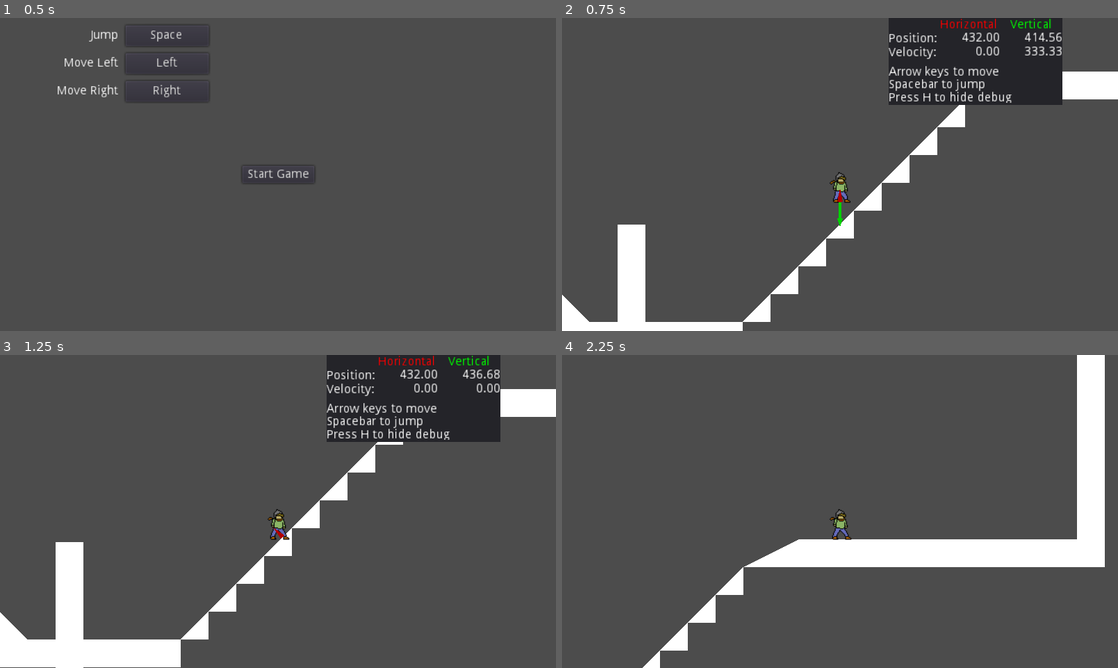
Above: before the commit, frames 1-4 (two rows, left to right).
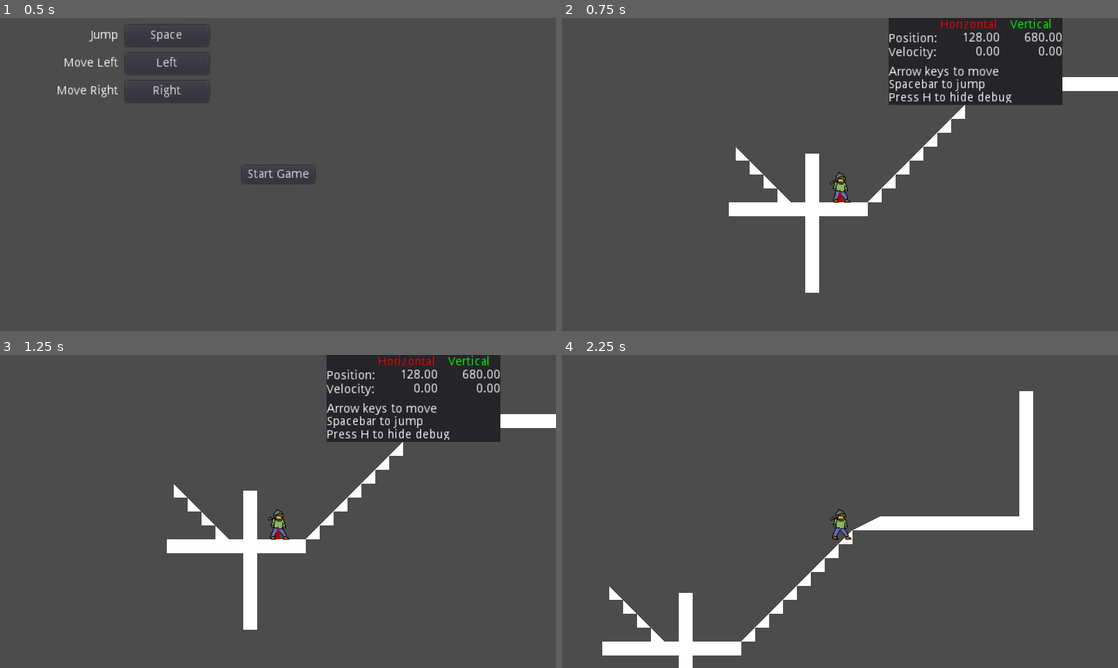
Above: after the commit, the same moments.

Repository: PixelLoaf/Project-Novae
Game: Godot game, scene res://Menu/MainMenu.tscn
The game is run twice, just before and just after one commit, with the same random seed, the same clock (stepped at 60 frames per second) and the same inputs.
Inputs (mouse positions are in pixels of both pictures, inside the frame that each line leads up to):
- Up to frame 1 (0.5 s): no input
- Up to frame 2 (0.75 s): click "Start Game" at 0.5 s
- Up to frame 3 (1.25 s): no input
- Up to frame 4 (2.25 s): tap H (hide_debug) at 1.25 s; move the mouse to (962, 495) at 1.27 s; hold Right (move_right) from 1.28 s (still down); click (962, 495) at 1.42 s; tap Space (action_jump) at 1.52 s; move the mouse to (728, 527) at 2.02 s

Frame 1 is identical in both runs. In frame 2, 7.0% of the frame differs, in the area x 0-100%, y 4-100%; in frame 3, 9.9%; in frame 4, 13%, in the area x 7-98%, y 0-100%.

Commit message:
Player now snaps to the ground

Diff:
--- a/files/Menu/MainMenu.tscn
+++ b/files/Menu/MainMenu.tscn
@@ -3,7 +3,7 @@
 [ext_resource path="res://Menu/RebindKey.tscn" type="PackedScene" id=1]
 [ext_resource path="res://Menu/StartButton.gd" type="Script" id=2]
 
-[node name="MainMenu" type="Control" index="0"]
+[node name="MainMenu" type="Control"]
 
 anchor_left = 0.0
 anchor_top = 0.0
--- a/files/Object/Player/Player.gd
+++ b/files/Object/Player/Player.gd
@@ -13,14 +13,16 @@
 # If the player is moving, stop the player if they are moving slower than this
 const CHAR_MOVING_STOP_SPEED = 0
 # If the player is moving downhill, this is the maximum that their velocity can be multiplied by
-const CHAR_DOWNHILL_MULT_MAX = 2.5
+const CHAR_DOWNHILL_MULT_MAX = 1.5
 # If the player is moving uphill, this is the minimum that their velocity can be multiplied by
-const CHAR_UPHILL_MULT_MIN = 0.33
+const CHAR_UPHILL_MULT_MIN = 0.5
+# Slipperiness while in the air
+const CHAR_SLIP_AIR = 0.4
 
 # Maximum movement speed for the player
-export var char_speed_max = 400
+export var char_speed_max = 320
 # Jumping speed for the player
-export var char_jump_speed = 800
+export var char_jump_speed = 640
 
 # The player's velocity
 var char_velocity = Vector2()
@@ -31,7 +33,7 @@
 # Time since pressing the jump button
 var char_time_since_jump_button = 1.0
 # Momentum and inertia hinge around this
-var char_slipperiness = 0.16
+var char_slipperiness = 0.2
 
 # Get this character's normal vector
 func char_get_normal():
@@ -44,14 +46,22 @@
 func char_get_motion_horizontal(normal):
 	return normal.rotated(PI/2).dot(char_velocity)
 
+# Get horizontal motion as a vector2
+func char_get_motion_horizontal_vec(normal):
+	return char_get_motion_horizontal(normal) * normal.rotated(PI/2)
+
 # Set the character's movement perpendicular to its normal
 func char_set_motion_horizontal(normal, value):
 	char_velocity = char_velocity.slide(normal.rotated(PI/2))
 	char_velocity += value * normal.rotated(PI/2)
 
 # Get the character's movement parallel to its normal
-func char_get_motion_vertical(normal, value):
+func char_get_motion_vertical(normal):
 	return normal.dot(char_velocity)
+
+# Get horizontal motion as a vector2
+func char_get_motion_vertical_vec(normal):
+	return char_get_motion_vertical(normal) * normal
 
 # Set the character's movement parallel to its normal
 func char_set_motion_vertical(normal, value):
@@ -65,6 +75,22 @@
 func _input(event):
 	if event.is_action_pressed("action_jump"):
 		char_time_since_jump_button = 0.0
+
+# Project the player so that it moves by 'vec'
+func char_project_self(space, param, vec):
+	param.transform = get_node("CollisionShape2D").get_global_transform()
+	param.motion = vec
+	var result = space.cast_motion(param)
+	print(result)
+	if not result.empty() and result[1] != 1:
+		move_and_collide(vec * result[1])
+
+var _char_cast_param = Physics2DShapeQueryParameters.new();
+func char_do_movement(stop_speed):
+	var space_state = get_world_2d().get_direct_space_state()
+	char_velocity = move_and_slide(char_velocity, CHAR_UP, stop_speed, 4, 0.8)
+	if char_is_on_floor():
+		char_project_self(space_state, _char_cast_param, CHAR_UP * -4);
 
 func _physics_process(delta):
 	CHAR_UP = Vector2(0, -1).rotated(get_rotation())
@@ -90,10 +116,11 @@
 	# jump button slightly before hitting the ground and still jump.
 	if char_is_on_floor() and char_time_since_jump_button < CHAR_TIME_JUMP_WITHOLD:
 		char_time_since_jump_button = 1.0
-		char_set_motion_vertical(CHAR_UP, char_jump_speed)
+		char_velocity.y = -char_jump_speed
 		char_time_since_floor = 1.0
 	# Actual movement here
-	char_velocity = move_and_slide(char_velocity, CHAR_UP, stop_speed, 4, 0.8)
+	char_do_movement(stop_speed)
+#	char_velocity = move_and_slide(char_velocity, CHAR_UP, stop_speed, 4, 0.8)
 	# Detect if the player is touching a floor
 	if is_on_floor():
 		char_time_since_floor = 0.0
@@ -122,9 +149,15 @@
 			mult_accel = lerp(1, CHAR_DOWNHILL_MULT_MAX, mult_left)
 		else:
 			mult_accel = lerp(1, CHAR_UPHILL_MULT_MIN, -mult_left)
+	var slip = char_slipperiness
+	if not char_is_on_floor():
+		slip = CHAR_SLIP_AIR
 	veloc_h = char_get_motion_horizontal(char_get_normal())
-	veloc_h += mult_accel * delta * (target_speed - veloc_h) / char_slipperiness
+	veloc_h += mult_accel * delta * (target_speed - veloc_h) / slip
 	char_set_motion_horizontal(char_get_normal(), veloc_h)
 
 func _ready():
 	$AnimationPlayer.play("idle")
+	_char_cast_param.collision_layer = self.collision_mask
+	_char_cast_param.margin = 0.08
+	_char_cast_param.set_shape(get_node("CollisionShape2D").shape)
--- a/files/Object/Player/player.tscn
+++ b/files/Object/Player/player.tscn
@@ -33,7 +33,7 @@
 "values": [ 0, 1, 2, 3, 4, 5, 6, 7 ]
 }
 
-[node name="player" type="KinematicBody2D"]
+[node name="player" type="KinematicBody2D" index="0"]
 
 z_index = 1
 input_pickable = false
@@ -42,8 +42,8 @@
 collision/safe_margin = 0.08
 script = ExtResource( 1 )
 _sections_unfolded = [ "Collision", "Z Index", "collision" ]
-char_speed_max = 400
-char_jump_speed = 800
+char_speed_max = 320
+char_jump_speed = 640
 
 [node name="CollisionShape2D" type="CollisionShape2D" parent="." index="0"]
 
--- a/files/TestLevel.tscn
+++ b/files/TestLevel.tscn
@@ -19,11 +19,15 @@
 a = Vector2( 48, -16 )
 b = Vector2( -16, 16 )
 
-[node name="Level" type="Node" index="0"]
+[node name="Level" type="Node"]
 
 _sections_unfolded = [ "Cell" ]
 
 [node name="FakeTileMap" type="Node2D" parent="." index="0"]
+
+position = Vector2( 0, 408 )
+scale = Vector2( 0.5, 0.5 )
+_sections_unfolded = [ "Transform" ]
 
 [node name="StaticBody2D" type="StaticBody2D" parent="FakeTileMap" index="0"]
 
@@ -651,4 +655,4 @@
 
 [node name="player" parent="." index="1" instance=ExtResource( 1 )]
 
-position = Vector2( 432, 384 )
+position = Vector2( 128, 680 )
